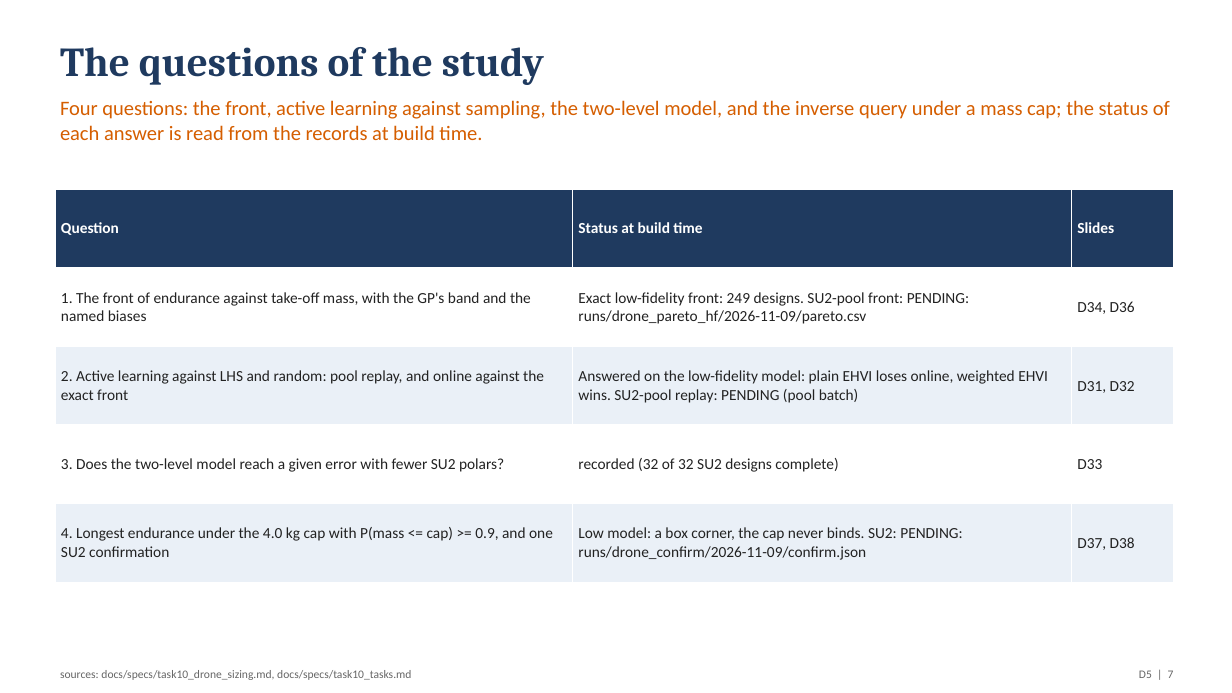
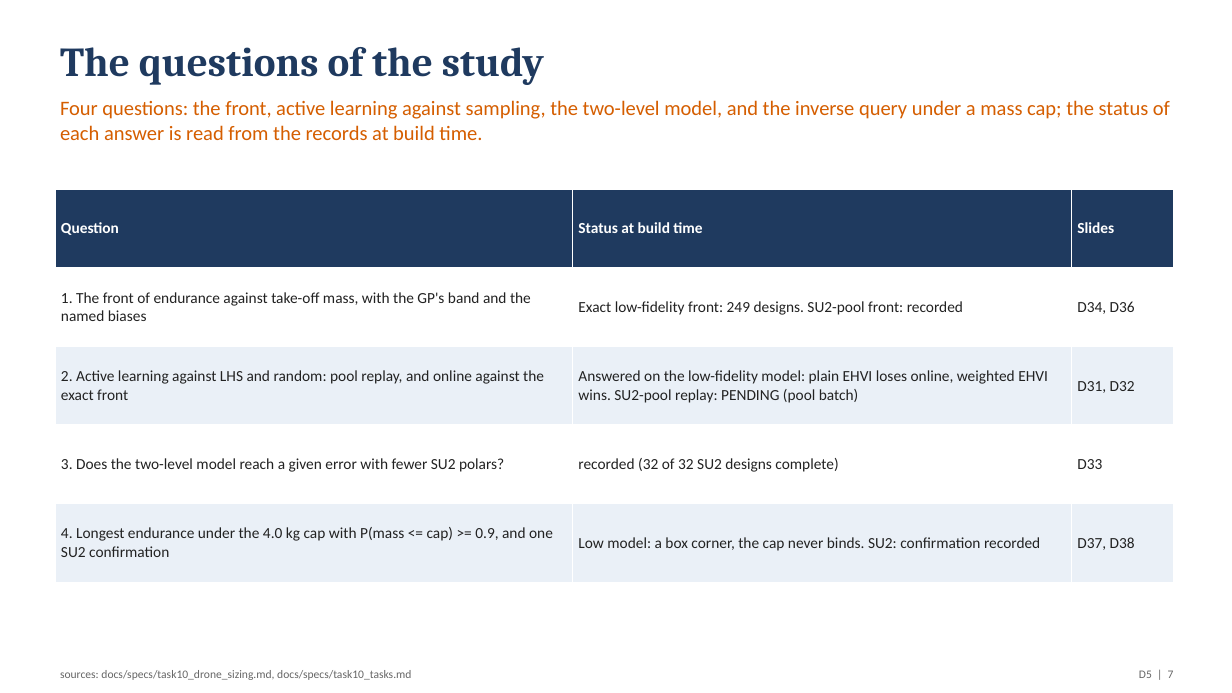
Before and after one commit to emarinhoss/ai-engineering, a slide deck: slide 7 of docs/talk/deck_drone.pptx. Drawn at 1232x693 pixels with LibreOffice and Linux fonts; fonts in the diff are those of the drawing. Boxes give left, top, right and bottom in pixels: in the first picture for what was removed or moved away, otherwise in the second. Text is boxed around its words. In the diff, an @@ line names an element or a change of style, - is before the commit and + after.

```diff
--- a/docs/talk/deck_drone.pptx
+++ b/docs/talk/deck_drone.pptx
@@ table at bbox=[55, 189, 1174, 582] @@
-row 2, column 2: Exact low-fidelity front: 249 designs. SU2-pool front: PENDING: runs/drone_pareto_hf/2026-11-09/pareto.csv
+row 2, column 2: Exact low-fidelity front: 249 designs. SU2-pool front: recorded
-row 5, column 2: Low model: a box corner, the cap never binds. SU2: PENDING: runs/drone_confirm/2026-11-09/confirm.json
+row 5, column 2: Low model: a box corner, the cap never binds. SU2: confirmation recorded
```
Also in this commit, not shown: 6 other slides changed, 1 slide added, 1 slide removed, 50 other files.
